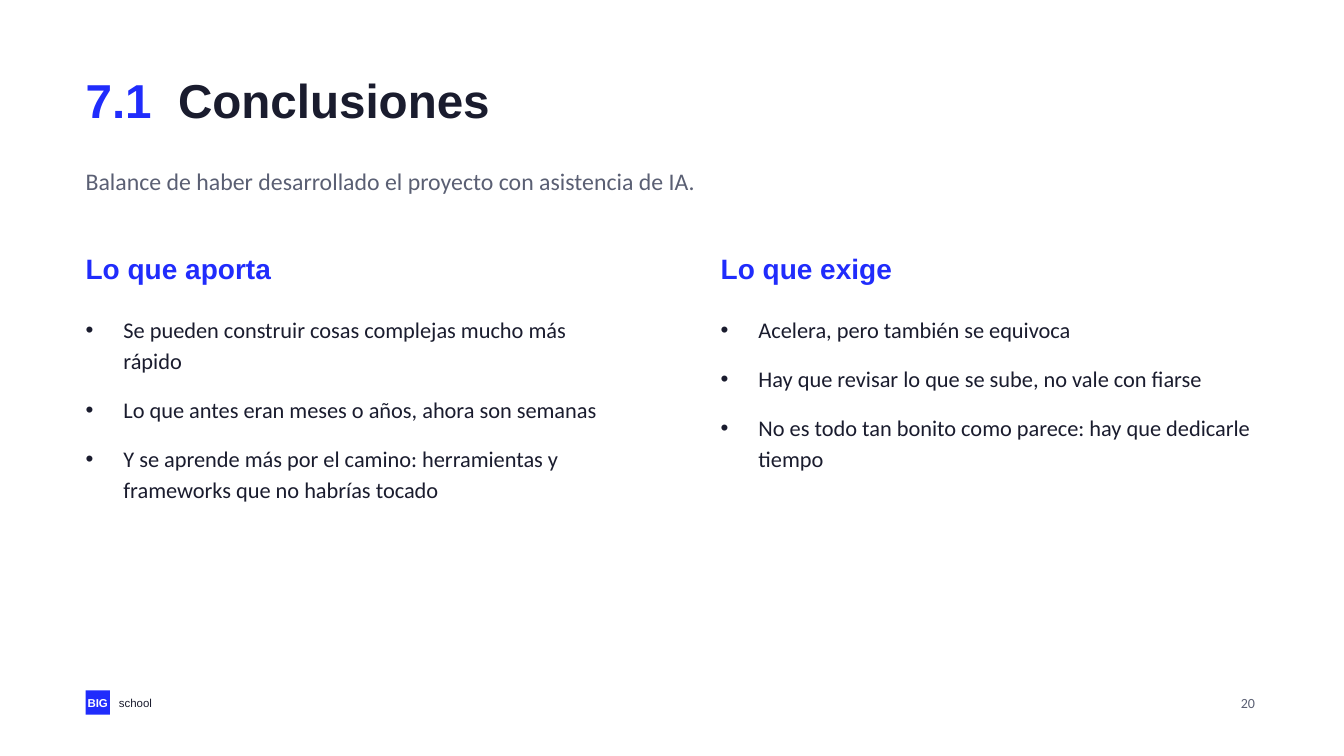
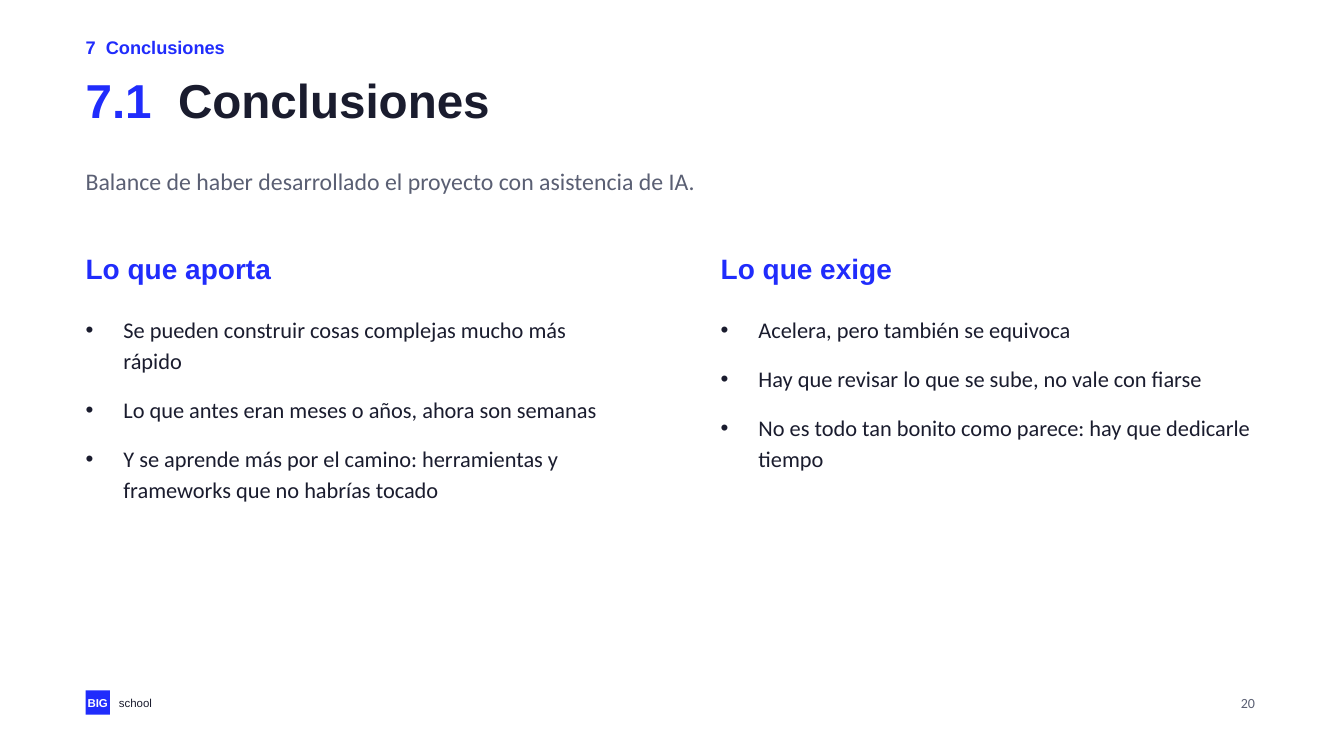
Before and after one commit to NovilloQuinta/intelligent-automotive-diagnostics, a slide deck: slide 20 of docs/presentacion/tfm-intelligent-automotive-diagnostics.pptx. Drawn at 1344x756 pixels with LibreOffice and Linux fonts; fonts in the diff are those of the drawing. Boxes give left, top, right and bottom in pixels: in the first picture for what was removed or moved away, otherwise in the second. Text is boxed around its words. In the diff, an @@ line names an element or a change of style, - is before the commit and + after.

```diff
--- a/docs/presentacion/tfm-intelligent-automotive-diagnostics.pptx
+++ b/docs/presentacion/tfm-intelligent-automotive-diagnostics.pptx
@@ text added at (x1=86, y1=40, x2=225, y2=54), 13 pt, text #202CFC, bold @@
+7 Conclusiones
```
Also in this commit, not shown: 6 other slides changed, 3 other files.
